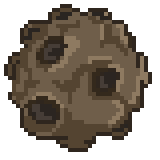
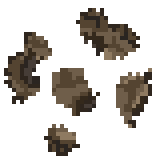
Revision of a layered 160 × 160 image; what changed, layer by layer:
added group "asteroid copy" with 1 layers above "asteroid" over [4, 8, 152, 156]
added layer "Layer 6" (1st of 2, in "asteroid copy") in group "asteroid copy" over [4, 8, 152, 156]
moved "Layer 6" (2nd of 2, in "asteroid") into group "asteroid" over [24, 32, 132, 112]
moved "Layer 8" into group "asteroid" over [32, 44, 112, 120]
moved "Layer 4" into group "asteroid" over [24, 12, 128, 132]
moved "Layer 7" into group "asteroid" over [32, 12, 148, 124]
moved "Layer 3" into group "asteroid" over [8, 8, 148, 148]
moved "Layer 1" into group "asteroid" over [4, 4, 152, 152]
